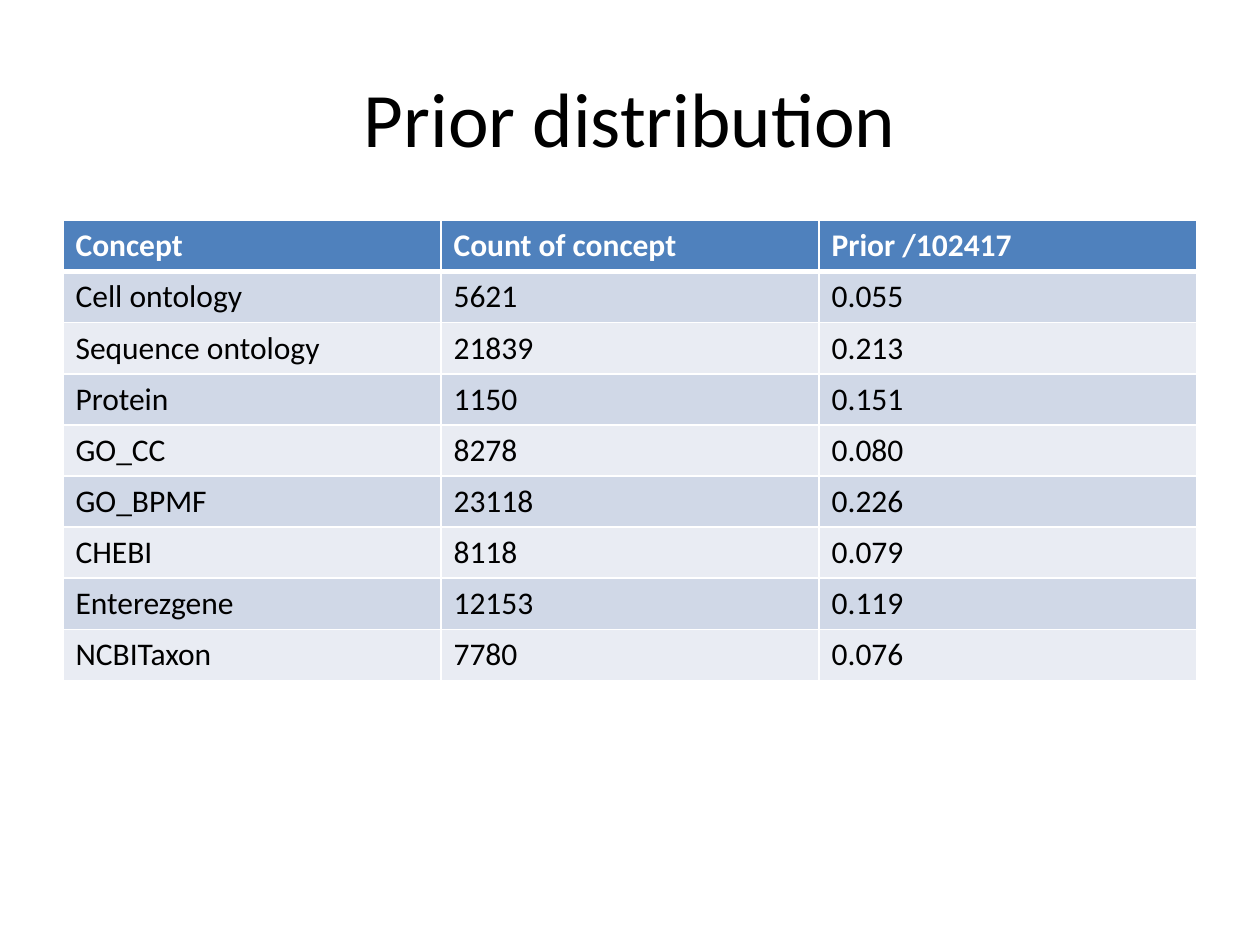
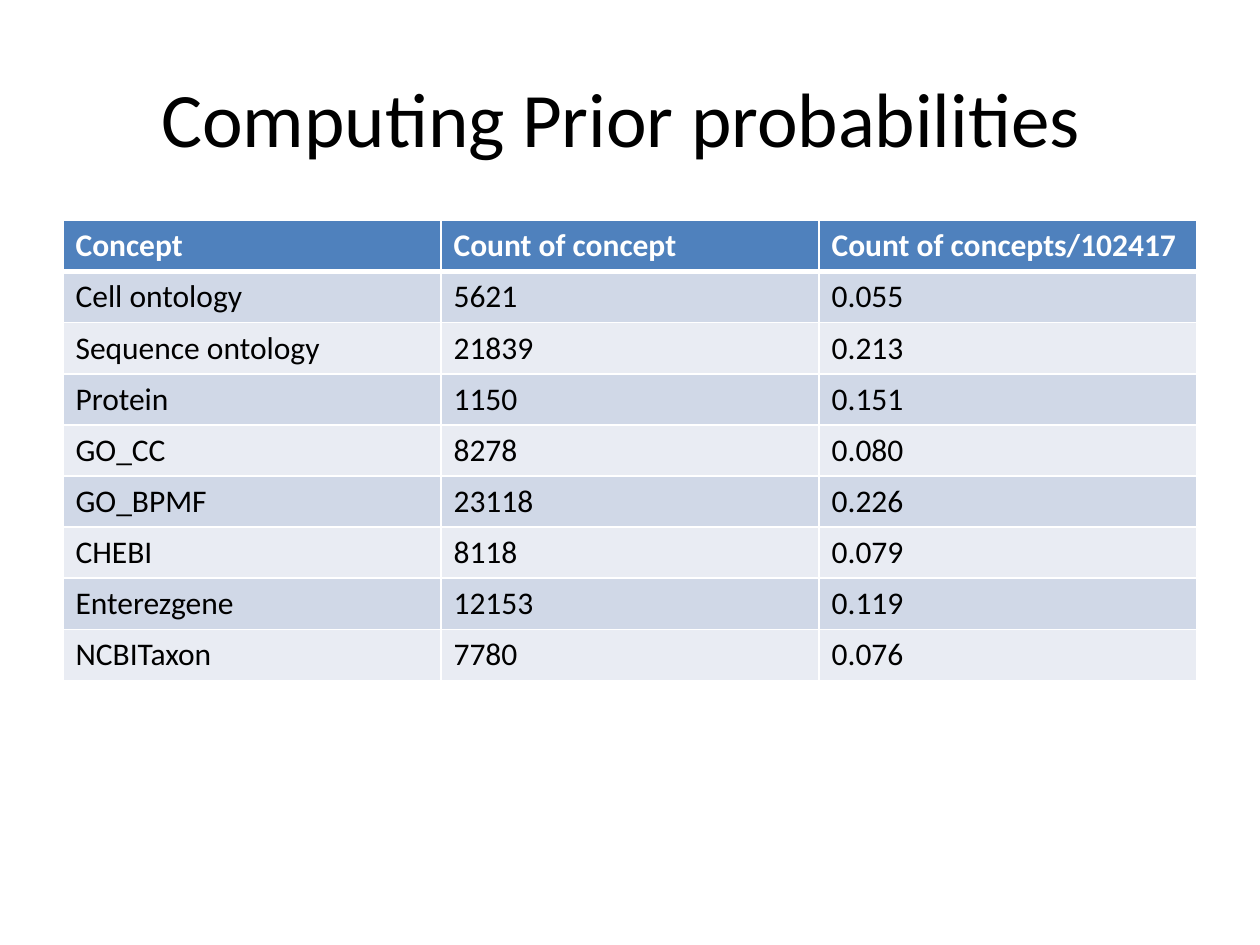
Before and after one commit to UCDenver-ccp/selectional-preference, a slide deck: slide 5 of selectionPreferenceStrengthImplementation.pptx (slide 9 before the commit). Drawn at 1260x945 pixels with LibreOffice and Linux fonts; fonts in the diff are those of the drawing. Boxes give left, top, right and bottom in pixels: in the first picture for what was removed or moved away, otherwise in the second. Text is boxed around its words. In the diff, an @@ line names an element or a change of style, - is before the commit and + after.

```diff
--- a/selectionPreferenceStrengthImplementation.pptx
+++ b/selectionPreferenceStrengthImplementation.pptx
@@ title at bbox=[161, 93, 1079, 161]: text changed @@
-Prior distribution
+Computing Prior probabilities
@@ table at bbox=[63, 220, 1197, 680] @@
-row 1, column 3: Prior /102417
+row 1, column 3: Count of concepts/102417
```
Also in this commit, not shown: 8 other slides changed, 2 slides added, 6 slides removed, 2 other files.
